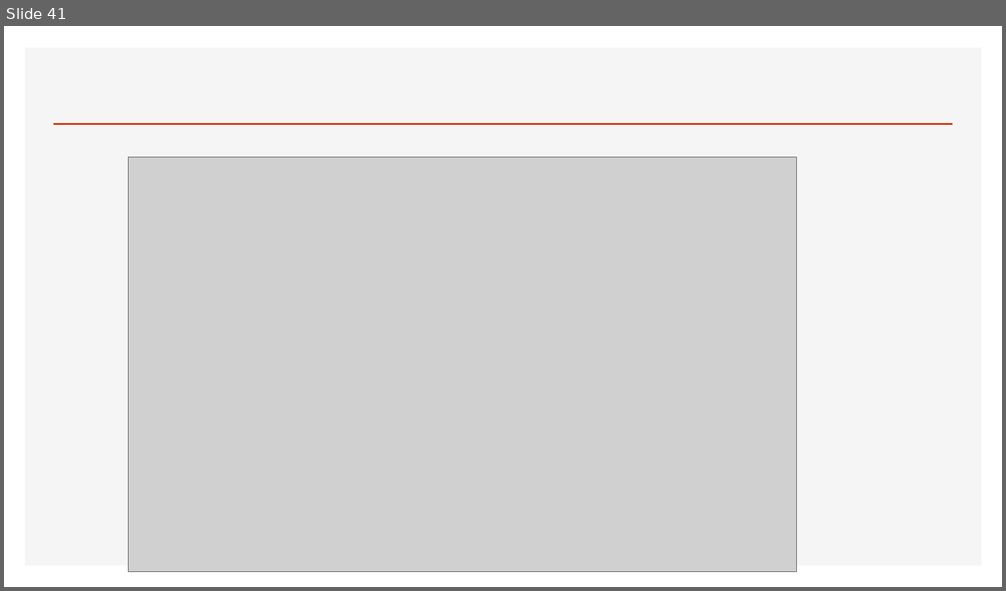
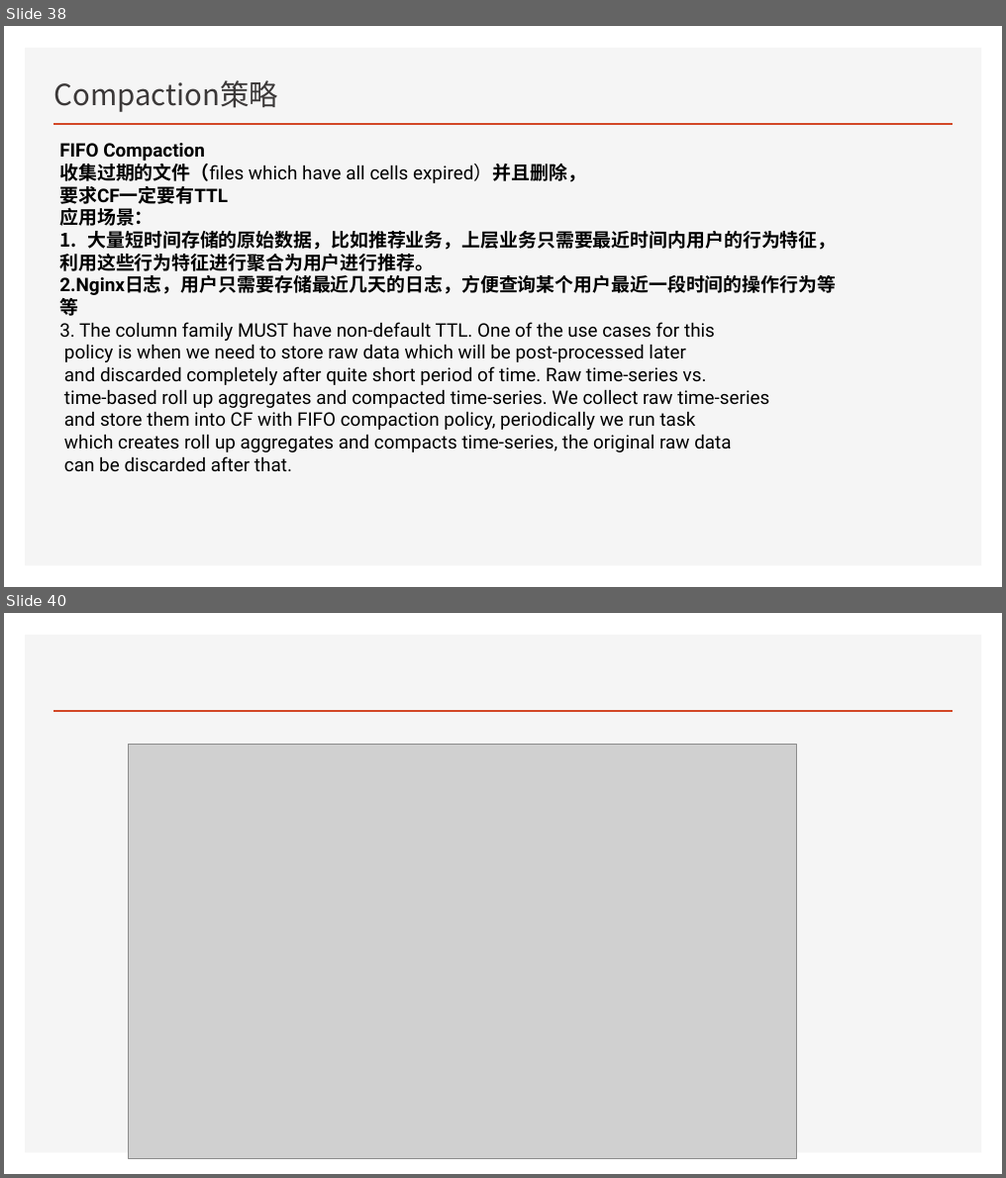
Before and after one commit to Zhangwusheng/Zhangwusheng.github.io, a slide deck: _posts/Hbase基本原理副本.pptx. Shown one above the other, each under a label of ours: slide 41 before the commit, slides 38 and 40 after it; the slides between them are not shown. The pictures are 1006x591 and 1006x1178 pixels, drawn with LibreOffice and Linux fonts; fonts in the diff are those of the drawing; grey boxes stand for pictures. Boxes give left, top, right and bottom in pixels: in the first picture for what was removed or moved away, otherwise in the second. Text is boxed around its words. In the diff, an @@ line names an element or a change of style, - is before the commit and + after.

```diff
--- a/_posts/Hbase基本原理副本.pptx
+++ b/_posts/Hbase基本原理副本.pptx
@@ slide 38 added at [4, 26, 1002, 587], background #FFFFFF; not listed: 2 template elements that a slide beside it also shows @@
@@ title added at [54, 80, 278, 112], 28 pt, text #3B3838 @@
+Compaction策略
@@ text added at [59, 143, 837, 472], 18 pt, text #000000 @@
+FIFO Compaction
+收集过期的文件（files which have all cells expired）并且删除，
+要求CF一定要有TTL
+应用场景：
+1. 大量短时间存储的原始数据，比如推荐业务，上层业务只需要最近时间内用户的行为特征，
+利用这些行为特征进行聚合为用户进行推荐。
+2.Nginx日志，用户只需要存储最近几天的日志，方便查询某个用户最近一段时间的操作行为等等
+3. The column family MUST have non-default TTL. One of the use cases for this
+policy is when we need to store raw data which will be post-processed later
+and discarded completely after quite short period of time. Raw time-series vs.
+time-based roll up aggregates and compacted time-series. We collect raw time-series
+and store them into CF with FIFO compaction policy, periodically we run task
+which creates roll up aggregates and compacts time-series, the original raw data
+can be discarded after that.
@@ what was slide 41 is now slide 40 @@
```
Also in this commit, not shown: 2 slides changed, 4 other slides added, 6 slides removed, 1 other file.
